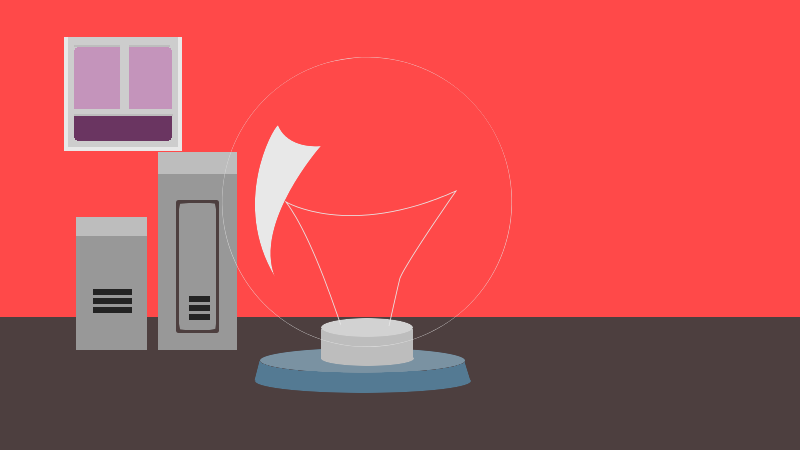
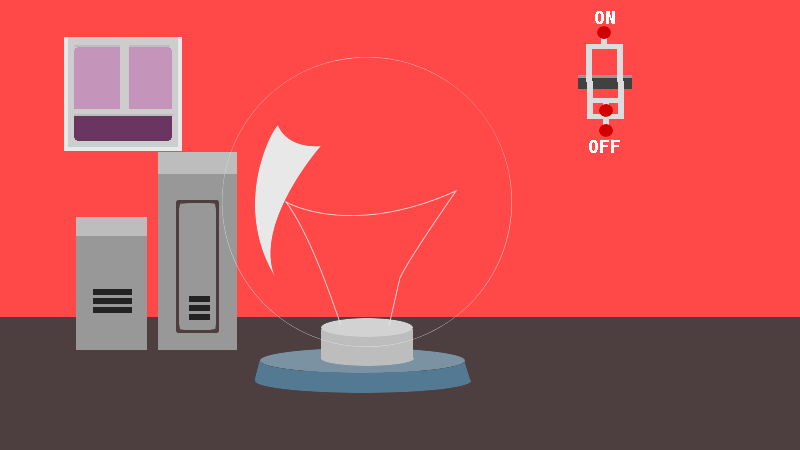
Revision of a layered 800 x 450 image; what changed, layer by layer:
added layer "lightswitch handle mid" above "lightswitch handle 2" over [587, 11, 624, 142]
added layer "lightswitch handle 2" above "lightswitch handle" over [586, 21, 623, 152]
added layer "lightswitch handle" above "lightswitch" over [587, 11, 624, 142]
added layer "lightswitch" above "lightbulb" over [578, 11, 632, 153]
